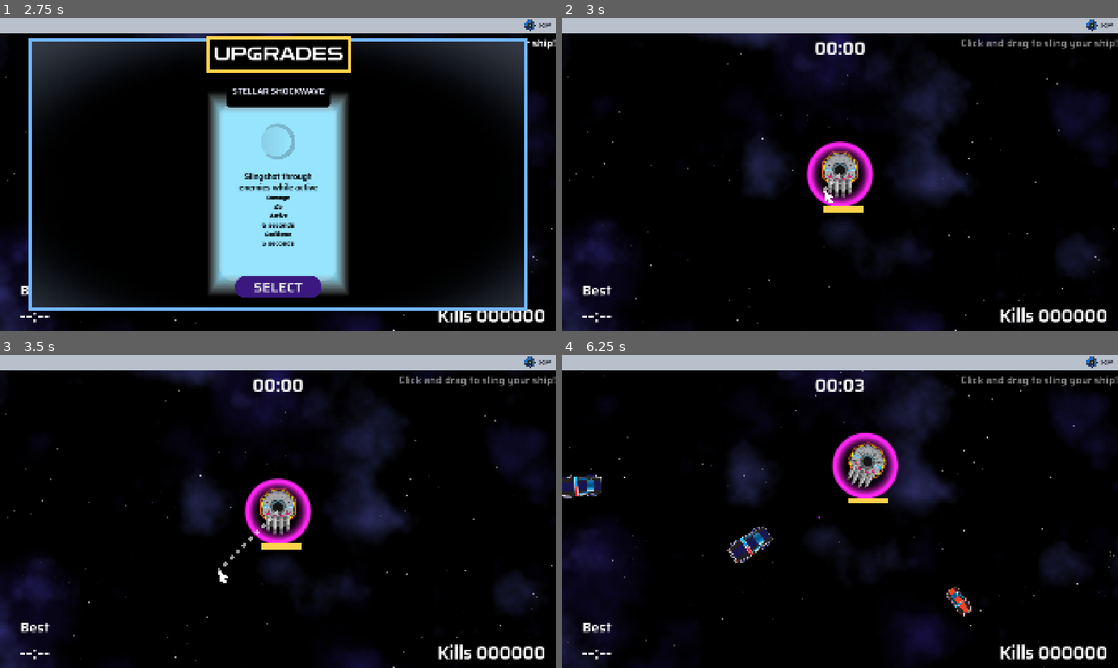
Above: before the commit, frames 1-4 (two rows, left to right).
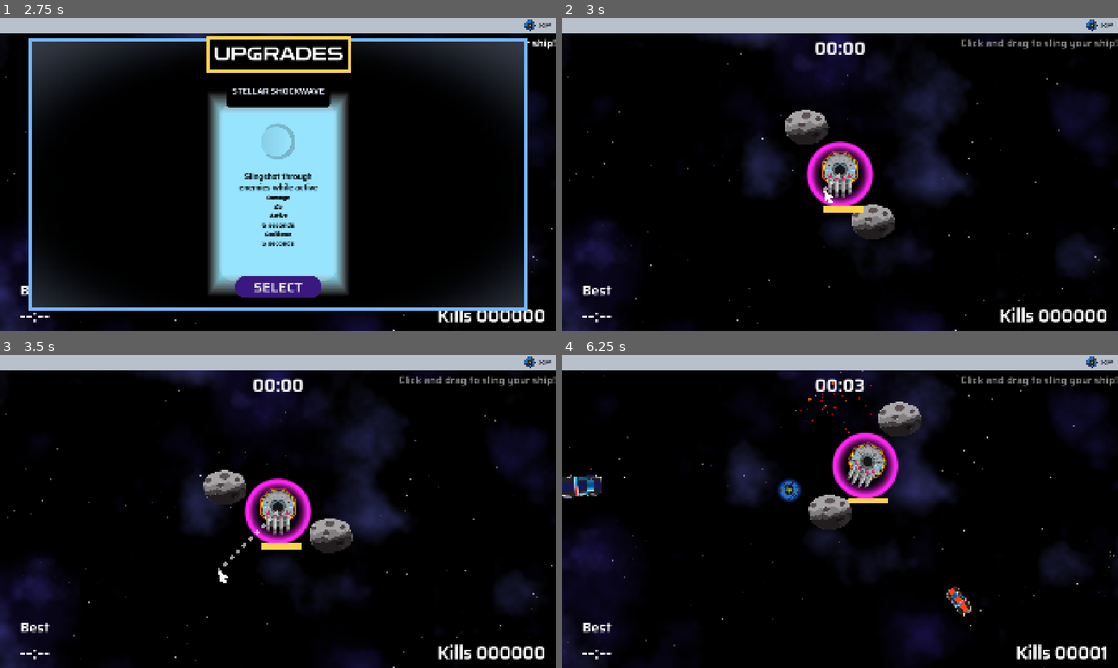
Above: after the commit, the same moments.

Repository: two-sticks-and-a-rock/space-arcade
Game: Godot game, scene res://scenes/main_menu.tscn
Same seed, same stepped clock (60 frames per second), same inputs: the game is played once before the commit and once after it.
Inputs (mouse positions are in pixels of both pictures, inside the frame that each line leads up to):
- Up to frame 1 (2.75 s): click "START" at 0.5 s; click "SKIP" at 1.25 s; click "CONTINUE" at 2 s
- Up to frame 2 (3 s): click "SELECT" at 2.75 s
- Up to frame 3 (3.5 s): no input
- Up to frame 4 (6.25 s): tap Enter at 3.5 s; move the mouse to (962, 495) at 3.52 s; press the mouse at (962, 495) at 3.53 s; hold Right (move_right) 3.53-4.28 s; move the mouse to (728, 527) at 4.27 s; release the mouse at (728, 527) at 4.28 s; hold Down (move_back) 4.28-5.03 s; tap Space (sling_release) at 4.35, 5.85 s; move the mouse to (895, 442) at 5.02 s; press the mouse at (895, 442) at 5.03 s; hold Right (move_right) 5.03-5.78 s; move the mouse to (812, 574) at 5.77 s; release the mouse at (812, 574) at 5.78 s; hold Up (move_forward) from 5.78 s (still down)

Frame 1 is identical in both runs. In frame 2, 1.3% of the frame differs, in the area x 40-60%, y 29-71%; in frame 3, 1.3%; in frame 4, 2.7%, in the area x 29-98%, y 8-98%.

Commit message:
remove on_orbiter_entered

Diff:
--- a/scenes/player/player.gd
+++ b/scenes/player/player.gd
@@ -26,8 +26,8 @@
 	hp_bar.max_value = max_hp
 	hp_bar.value = max_hp
 
-	#var orbiter_ring = orbiter_ring_scene.instantiate() as Node2D
-	#add_child(orbiter_ring)
+	var orbiter_ring = orbiter_ring_scene.instantiate() as Node2D
+	add_child(orbiter_ring)
 	# var frost_nova = frost_nova_scene.instantiate() as Node2D
 	# add_child(frost_nova)
 	# var ram_shield = ram_shield_scene.instantiate() as Node2D
--- a/scenes/player/player_weapons/frost_nova/nova_area.gd
+++ b/scenes/player/player_weapons/frost_nova/nova_area.gd
@@ -1,6 +1,6 @@
 extends PlayerBullet
 
 var freeze_time : float
-func _on_orbiter_entered(body: Node2D):
+func _on_nova_entered(body: Node2D):
 	if body.is_in_group("enemy") && body.has_method("freeze"):
 		body.freeze(freeze_time)
--- a/scenes/player/player_weapons/frost_nova/nova_area.tscn
+++ b/scenes/player/player_weapons/frost_nova/nova_area.tscn
@@ -29,4 +29,4 @@
 scale = Vector2(1.2, 1.2)
 sprite_frames = SubResource("SpriteFrames_mx823")
 
-[connection signal="body_entered" from="." to="." method="_on_orbiter_entered"]
+[connection signal="body_entered" from="." to="." method="_on_nova_entered"]
--- a/scenes/player/player_weapons/orbiter/orbiter.gd
+++ b/scenes/player/player_weapons/orbiter/orbiter.gd
@@ -8,3 +8,9 @@
 
 func _physics_process(_delta):
 	position = Vector2(position).rotated(weapon.bullet_speed)
+
+func _on_orbiter_entered(body: Node2D):
+	if (body.is_in_group("enemy")):
+		body.take_damage(weapon.dmg)
+		var cast_body = body as CharacterBody2D
+		cast_body.shove_enemy(-2*cast_body.velocity)
--- a/scenes/player/player_weapons/orbiter/orbiter_ring.gd
+++ b/scenes/player/player_weapons/orbiter/orbiter_ring.gd
@@ -30,9 +30,8 @@
 	up_timer.start()
 	down_timer.stop()
 
-	for child in get_children():
-		if child is Area2D:
-			child.process_mode = Node.PROCESS_MODE_INHERIT
+	# for child in get_children():
+	# 	if child is Area2D:
 
 func _on_up_timer_timeout():
 	down_timer.start()
@@ -42,12 +41,16 @@
 		if child is Area2D:
 			child.process_mode = Node.PROCESS_MODE_DISABLED
 
+# (x', y') = (x, y) *(rate/delta_t)
+# rate = (x',y')/(x,y) * delta_t
 func _physics_process(delta):
 	if (!up_timer.is_stopped() && up_timer.time_left <= 1.0):
 		for child in get_children():
 			if child is PlayerBullet && child.scale > Vector2.ZERO:
-				child.scale -= delta*Vector2.ONE
+				child.scale -= delta*bullet_size*Vector2.ONE
 	if (!down_timer.is_stopped() &&  down_timer.time_left <= 1.0):
 		for child in get_children():
+			if child.process_mode != Node.PROCESS_MODE_INHERIT:
+				child.process_mode = Node.PROCESS_MODE_INHERIT
 			if child is PlayerBullet && child.scale <=Vector2.ONE*bullet_size:
-				child.scale += delta*Vector2.ONE
+				child.scale += delta*Vector2.ONE*bullet_size
--- a/scenes/player/player_weapons/player_bullet.gd
+++ b/scenes/player/player_weapons/player_bullet.gd
@@ -13,7 +13,3 @@
 
 func _scale_bullet(new_scale: Vector2):
 	bullet_scale = new_scale
-
-func _on_orbiter_entered(body: Node2D):
-	if (body.is_in_group("enemy")):
-		body.take_damage(weapon.dmg)
